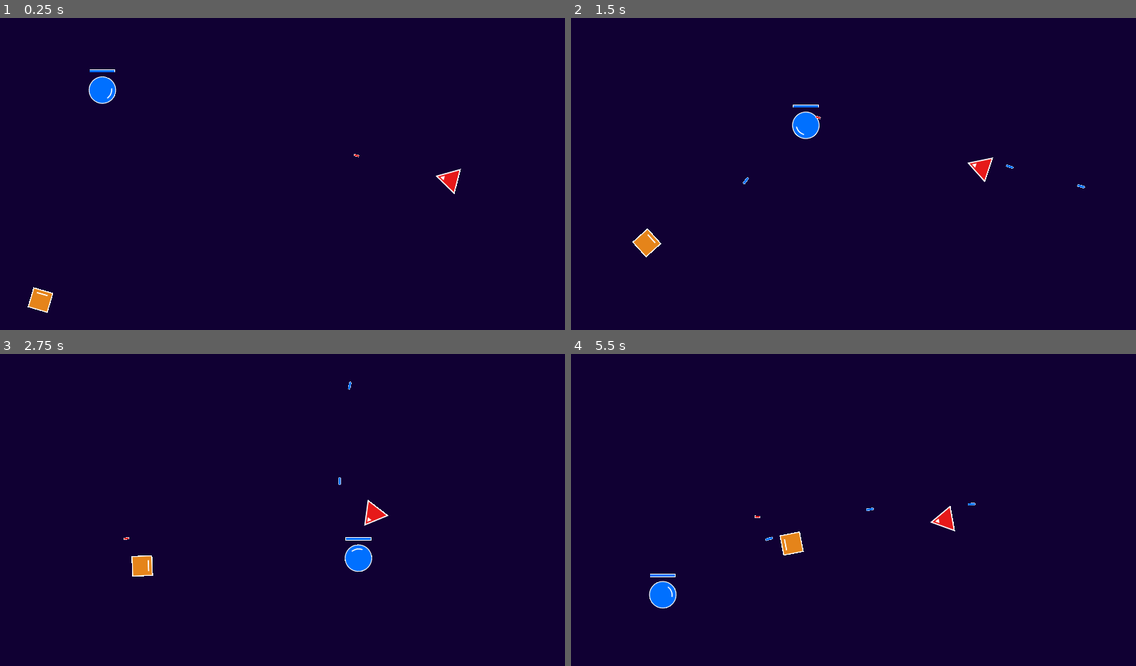
Above: before the commit, frames 1-4 (two rows, left to right).
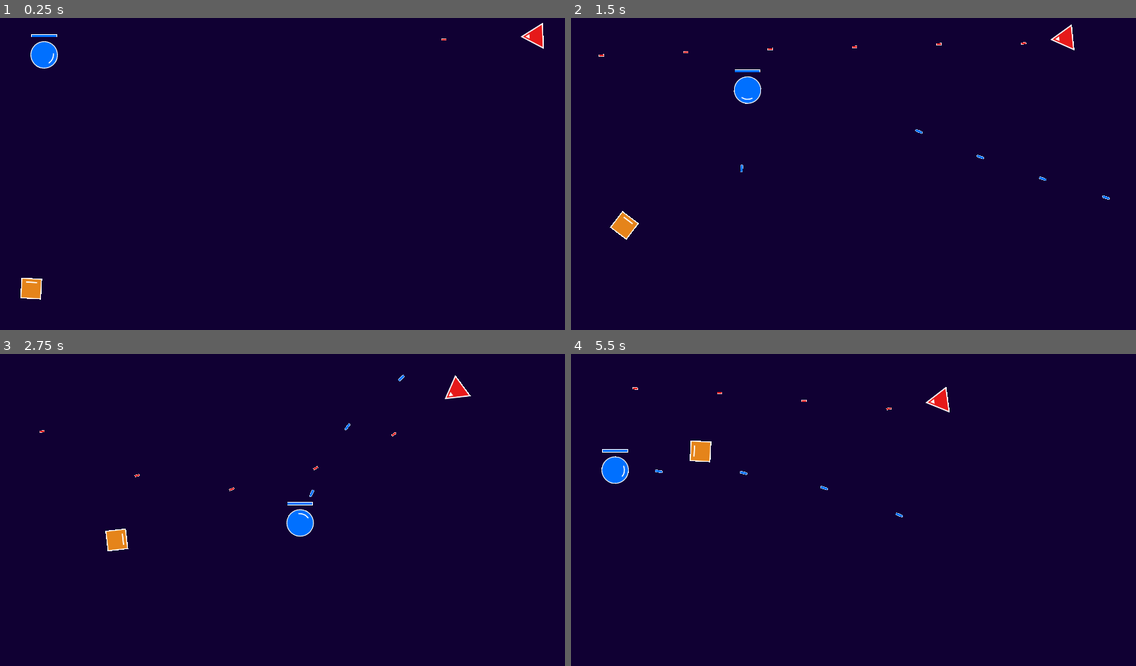
Above: after the commit, the same moments.

Repository: eduardojunio/arena-blaster
Game: Godot game, scene res://scenes/main.tscn
Two runs of this game, one before a commit and one after it. Both use one fixed random seed, a clock stepped at 60 frames per second and the inputs below.
Inputs (mouse positions are in pixels of both pictures, inside the frame that each line leads up to):
- Up to frame 1 (0.25 s): no input
- Up to frame 2 (1.5 s): move the mouse to (977, 155) at 0.52 s; press the mouse at (977, 155) at 0.53 s; hold D (right) 0.53-1.28 s; move the mouse to (740, 186) at 1.27 s; release the mouse at (740, 186) at 1.28 s; hold Down (down) from 1.28 s (still down); click (740, 186) at 1.35 s
- Up to frame 3 (2.75 s): move the mouse to (339, 438) at 2.02 s; release Down (down) at 2.03 s; press the mouse at (339, 438) at 2.03 s; hold D (right) from 2.03 s (still down)
- Up to frame 4 (5.5 s): move the mouse to (825, 572) at 2.77 s; release D (right) at 2.78 s; release the mouse at (825, 572) at 2.78 s; hold Up (up) 2.78-3.53 s; click (825, 572) at 2.85 s; move the mouse to (1023, 553) at 3.52 s; press the mouse at (1023, 553) at 3.53 s; hold Left (left) 3.53-5.03 s; move the mouse to (684, 460) at 4.27 s; release the mouse at (684, 460) at 4.28 s; click (684, 460) at 4.35 s; move the mouse to (881, 506) at 5.02 s; press the mouse at (881, 506) at 5.03 s; hold Down (down) from 5.03 s (still down)

The runs differ from the first frame. In frame 1, 1.5% of the frame differs, in the area x 3-97%, y 1-95%; in frame 2, 1.8%, in the area x 4-96%, y 2-77%; in frame 3, 1.7%; in frame 4, 1.8%.

Commit message:
Extract shooting and health to components

Diff:
--- a/project.godot
+++ b/project.godot
@@ -47,6 +47,12 @@
 , Object(InputEventKey,"resource_local_to_scene":false,"resource_name":"","device":-1,"window_id":0,"alt_pressed":false,"shift_pressed":false,"ctrl_pressed":false,"meta_pressed":false,"pressed":false,"keycode":0,"physical_keycode":4194321,"key_label":0,"unicode":0,"echo":false,"script":null)
 ]
 }
+shoot={
+"deadzone": 0.5,
+"events": [Object(InputEventMouseButton,"resource_local_to_scene":false,"resource_name":"","device":-1,"window_id":0,"alt_pressed":false,"shift_pressed":false,"ctrl_pressed":false,"meta_pressed":false,"button_mask":1,"position":Vector2(116, 17),"global_position":Vector2(120, 58),"factor":1.0,"button_index":1,"canceled":false,"pressed":true,"double_click":false,"script":null)
+, Object(InputEventMouseButton,"resource_local_to_scene":false,"resource_name":"","device":-1,"window_id":0,"alt_pressed":false,"shift_pressed":false,"ctrl_pressed":false,"meta_pressed":false,"button_mask":2,"position":Vector2(126, 10),"global_position":Vector2(130, 51),"factor":1.0,"button_index":2,"canceled":false,"pressed":true,"double_click":false,"script":null)
+]
+}
 
 [rendering]
 
--- /dev/null
+++ b/scenes/components/health-component.tscn
@@ -0,0 +1,6 @@
+[gd_scene load_steps=2 format=3 uid="uid://dtutrbhh0xifp"]
+
+[ext_resource type="Script" path="res://scripts/components/health-component.gd" id="1_s51g8"]
+
+[node name="HealthComponent" type="Node2D"]
+script = ExtResource("1_s51g8")
--- /dev/null
+++ b/scenes/components/shoot-component.tscn
@@ -0,0 +1,10 @@
+[gd_scene load_steps=2 format=3 uid="uid://fnfal0bsc3w5"]
+
+[ext_resource type="Script" path="res://scripts/components/shoot-component.gd" id="1_cdcqp"]
+
+[node name="ShootComponent" type="Node2D"]
+script = ExtResource("1_cdcqp")
+metadata/_edit_group_ = true
+
+[node name="Cooldown" type="Timer" parent="."]
+one_shot = true
--- a/scenes/enemy-shooter-bullet.tscn
+++ b/scenes/enemy-shooter-bullet.tscn
@@ -1,8 +1,8 @@
 [gd_scene load_steps=3 format=3 uid="uid://bd5hqo2qjad2i"]
 
 [ext_resource type="Texture2D" uid="uid://dkt22slp3bbpq" path="res://assets/enemy-shooter-bullet.png" id="1_dylyp"]
-[ext_resource type="Script" path="res://scripts/player-bullet.gd" id="2_dh1tp"]
+[ext_resource type="Script" path="res://scripts/bullet.gd" id="2_cusii"]
 
 [node name="EnemyShooterBullet" type="Sprite2D"]
 texture = ExtResource("1_dylyp")
-script = ExtResource("2_dh1tp")
+script = ExtResource("2_cusii")
--- a/scenes/enemy-shooter.tscn
+++ b/scenes/enemy-shooter.tscn
@@ -1,15 +1,15 @@
-[gd_scene load_steps=7 format=3 uid="uid://b24x0i54v32in"]
+[gd_scene load_steps=8 format=3 uid="uid://b24x0i54v32in"]
 
+[ext_resource type="Script" path="res://scripts/enemy.gd" id="1_g0csa"]
 [ext_resource type="Texture2D" uid="uid://nhfpntfpvdc3" path="res://assets/enemy-shooter.png" id="1_w1lew"]
-[ext_resource type="Script" path="res://scripts/enemy-shooter.gd" id="1_wt6qd"]
 [ext_resource type="PackedScene" uid="uid://bd5hqo2qjad2i" path="res://scenes/enemy-shooter-bullet.tscn" id="2_1d5b1"]
 [ext_resource type="PackedScene" uid="uid://rnwrnv8h0am4" path="res://scenes/components/movement-component.tscn" id="4_a3efj"]
 [ext_resource type="PackedScene" uid="uid://dn6sdx62e3wfi" path="res://scenes/components/enemy-input-component.tscn" id="5_wn4ab"]
+[ext_resource type="PackedScene" uid="uid://fnfal0bsc3w5" path="res://scenes/components/shoot-component.tscn" id="6_02jas"]
 [ext_resource type="PackedScene" uid="uid://b7170ru2o1iyl" path="res://scenes/components/rotation-component.tscn" id="6_hg4rb"]
 
 [node name="EnemyShooter" type="CharacterBody2D"]
-script = ExtResource("1_wt6qd")
-bullet = ExtResource("2_1d5b1")
+script = ExtResource("1_g0csa")
 metadata/_edit_group_ = true
 
 [node name="Sprite2D" type="Sprite2D" parent="."]
@@ -18,9 +18,6 @@
 [node name="CollisionPolygon2D" type="CollisionPolygon2D" parent="."]
 position = Vector2(-8, 10)
 polygon = PackedVector2Array(-18, -40, 34, -10, -18, 20)
-
-[node name="Cooldown" type="Timer" parent="."]
-one_shot = true
 
 [node name="MovementComponent" parent="." node_paths=PackedStringArray("target", "input_component") instance=ExtResource("4_a3efj")]
 target = NodePath("..")
@@ -36,3 +33,10 @@
 target = NodePath("..")
 input_component = NodePath("../EnemyInputComponent")
 smooth = true
+
+[node name="ShootComponent" parent="." node_paths=PackedStringArray("target", "input_component") instance=ExtResource("6_02jas")]
+target = NodePath("../Sprite2D")
+input_component = NodePath("../EnemyInputComponent")
+cooldown_time = 0.25
+bullet = ExtResource("2_1d5b1")
+bullet_speed = 750
--- a/scenes/main.tscn
+++ b/scenes/main.tscn
@@ -12,12 +12,12 @@
 crosshair_size = Vector2(25, 25)
 
 [node name="Player" parent="." instance=ExtResource("3_ry26l")]
-position = Vector2(232, 175)
+position = Vector2(100, 95)
 
 [node name="EnemyShooter" parent="." node_paths=PackedStringArray("player") instance=ExtResource("4_018i8")]
-position = Vector2(1030, 381)
+position = Vector2(1224, 52)
 player = NodePath("../Player")
 
 [node name="EnemyBasic" parent="." node_paths=PackedStringArray("player") instance=ExtResource("4_28nub")]
-position = Vector2(83, 682)
+position = Vector2(69, 657)
 player = NodePath("../Player")
--- a/scenes/player-bullet.tscn
+++ b/scenes/player-bullet.tscn
@@ -1,8 +1,8 @@
 [gd_scene load_steps=3 format=3 uid="uid://cayh8q3yk3y3p"]
 
 [ext_resource type="Texture2D" uid="uid://blh0rcqm6e330" path="res://assets/player-bullet.png" id="1_ny2ja"]
-[ext_resource type="Script" path="res://scripts/player-bullet.gd" id="2_4gmtr"]
+[ext_resource type="Script" path="res://scripts/bullet.gd" id="2_sy2sj"]
 
 [node name="PlayerBullet" type="Sprite2D"]
 texture = ExtResource("1_ny2ja")
-script = ExtResource("2_4gmtr")
+script = ExtResource("2_sy2sj")
--- a/scenes/player.tscn
+++ b/scenes/player.tscn
@@ -7,16 +7,17 @@
 [ext_resource type="PackedScene" uid="uid://c4a22l35bejti" path="res://scenes/components/player-input-component.tscn" id="5_wqatv"]
 [ext_resource type="PackedScene" uid="uid://rnwrnv8h0am4" path="res://scenes/components/movement-component.tscn" id="6_2gwt7"]
 [ext_resource type="PackedScene" uid="uid://b7170ru2o1iyl" path="res://scenes/components/rotation-component.tscn" id="7_yrpum"]
+[ext_resource type="PackedScene" uid="uid://fnfal0bsc3w5" path="res://scenes/components/shoot-component.tscn" id="8_1skjb"]
+[ext_resource type="PackedScene" uid="uid://dtutrbhh0xifp" path="res://scenes/components/health-component.tscn" id="9_uf05b"]
 
 [sub_resource type="CircleShape2D" id="CircleShape2D_vlg8r"]
 radius = 31.0
 
-[node name="Player" type="CharacterBody2D" node_paths=PackedStringArray("health_bar", "sprite", "cooldown")]
+[node name="Player" type="CharacterBody2D" node_paths=PackedStringArray("sprite", "health_bar", "health_component")]
 script = ExtResource("2_djfmq")
+sprite = NodePath("Sprite")
 health_bar = NodePath("HealthBar")
-sprite = NodePath("Sprite")
-cooldown = NodePath("Cooldown")
-bullet = ExtResource("2_uclsc")
+health_component = NodePath("HealthComponent")
 metadata/_edit_group_ = true
 
 [node name="HealthBar" parent="." instance=ExtResource("3_b61oy")]
@@ -28,10 +29,6 @@
 
 [node name="Sprite" type="Sprite2D" parent="."]
 texture = ExtResource("1_7606w")
-
-[node name="Cooldown" type="Timer" parent="."]
-wait_time = 0.125
-one_shot = true
 
 [node name="PlayerInputComponent" parent="." instance=ExtResource("5_wqatv")]
 
@@ -47,3 +44,12 @@
 [node name="RotationComponent" parent="." node_paths=PackedStringArray("target", "input_component") instance=ExtResource("7_yrpum")]
 target = NodePath("../Sprite")
 input_component = NodePath("../PlayerInputComponent")
+
+[node name="ShootComponent" parent="." node_paths=PackedStringArray("target", "input_component") instance=ExtResource("8_1skjb")]
+target = NodePath("../Sprite")
+input_component = NodePath("../PlayerInputComponent")
+bullet = ExtResource("2_uclsc")
+
+[node name="HealthComponent" parent="." instance=ExtResource("9_uf05b")]
+
+[connection signal="on_damage" from="HealthComponent" to="." method="_on_damage"]
--- a/scripts/components/enemy-input-component.gd
+++ b/scripts/components/enemy-input-component.gd
@@ -7,3 +7,6 @@
 
 func get_look_target():
 	return enemy.player.get_sprite_position()
+
+func is_shooting():
+	return true
--- /dev/null
+++ b/scripts/components/health-component.gd
@@ -0,0 +1,10 @@
+class_name HealthComponent extends Node2D
+
+signal on_damage(damage, current_health)
+
+@export var max_health = 100
+@export var current_health = 100
+
+func take_damage(value):
+	current_health = max(current_health - value, 0)
+	on_damage.emit(value, current_health)
--- a/scripts/components/input-component.gd
+++ b/scripts/components/input-component.gd
@@ -5,3 +5,6 @@
 
 func get_look_target():
 	return Vector2.ZERO
+
+func is_shooting():
+	return false
--- a/scripts/components/player-input-component.gd
+++ b/scripts/components/player-input-component.gd
@@ -5,3 +5,6 @@
 
 func get_look_target():
 	return get_global_mouse_position()
+
+func is_shooting():
+	return Input.is_action_pressed("shoot")
--- /dev/null
+++ b/scripts/components/shoot-component.gd
@@ -0,0 +1,45 @@
+extends Node2D
+
+@export var target: Sprite2D
+@export var input_component: InputComponent
+@export var cooldown_time = 0.1
+@export var bullet: PackedScene
+@export var bullet_speed = 1500 # in pixels per second
+@export var bullet_offset = 10
+
+@onready var cooldown = $Cooldown
+
+func _process(_delta):
+	update_wait_time()
+	if input_component.is_shooting():
+		shoot()
+
+func shoot():
+	if is_on_cooldown():
+		return
+
+	var bullet_instance = bullet.instantiate()
+	get_tree().root.add_child(bullet_instance)
+
+	var bullet_direction = get_bullet_direction()
+	bullet_instance.direction = bullet_direction
+	bullet_instance.speed = bullet_speed
+	bullet_instance.rotation = bullet_direction.angle()
+	var target_size_offset = (get_target_size().x / 2) * bullet_direction
+	var bullet_size_offset = (bullet_instance.get_size().x / 2) * bullet_direction
+	var extra_offset = bullet_offset * bullet_direction
+	bullet_instance.global_position = target.global_position + target_size_offset + bullet_size_offset + extra_offset
+	cooldown.start()
+
+func get_target_size():
+	return target.get_rect().size
+
+func get_bullet_direction():
+	return (input_component.get_look_target() - target.global_position).normalized()
+
+func is_on_cooldown():
+	return not cooldown.is_stopped()
+
+func update_wait_time():
+	if cooldown.wait_time != cooldown_time:
+		cooldown.wait_time = cooldown_time
--- a/scripts/enemy-shooter.gd
+++ /dev/null
@@ -1,31 +0,0 @@
-class_name EnemyShooter extends Enemy
-
-@export var bullet: PackedScene
-@export var bullet_speed = 750
-
-@onready var cooldown: Timer = $Cooldown
-@onready var sprite: Sprite2D = $Sprite2D
-
-func _physics_process(_delta):
-	shoot()
-
-func get_size():
-	return sprite.get_rect().size
-
-func shoot():
-	if not cooldown.is_stopped():
-		return
-
-	var bullet_instance = bullet.instantiate()
-	get_parent().add_child(bullet_instance)
-
-	var bullet_direction = transform.x
-	bullet_instance.direction = bullet_direction
-	bullet_instance.speed = bullet_speed
-	bullet_instance.rotation = bullet_direction.angle()
-	var sprite_offset = (get_size().x / 2) * bullet_direction
-	var bullet_size_offset = (bullet_instance.get_size().x / 2) * bullet_direction
-	var extra_offset = 10 * bullet_direction
-	bullet_instance.global_position = global_position + sprite_offset + bullet_size_offset + extra_offset
-
-	cooldown.start()
--- a/scripts/player.gd
+++ b/scripts/player.gd
@@ -1,62 +1,18 @@
 class_name Player extends Node2D
 
+@export var sprite: Sprite2D
 @export var health_bar: ProgressBar
-@export var sprite: Sprite2D
-@export var cooldown: Timer
-@export var bullet: PackedScene
-@export var bullet_speed = 1500 # in pixels per second
-@export var max_health = 300
-@export var current_health = 300
-
-var shooting = false
+@export var health_component: HealthComponent
 
 func _ready():
 	update_health_bar()
 
-func _unhandled_input(event):
-	if event is InputEventMouseButton:
-		shooting = event.pressed
-
-func _process(delta):
-	if shooting:
-		shoot(get_global_mouse_position())
-
 func update_health_bar():
-	health_bar.max_value = max_health
-	health_bar.value = current_health
-
-func take_damage(value):
-	current_health = max(current_health - value, 0)
-	update_health_bar()
-
-func get_sprite_size():
-	return sprite.get_rect().size
+	health_bar.max_value = health_component.max_health
+	health_bar.value = health_component.current_health
 
 func get_sprite_position():
 	return sprite.global_position
 
-func shoot(target_position):
-	if not cooldown.is_stopped():
-		return
-
-	var bullet_instance = bullet.instantiate()
-	get_parent().add_child(bullet_instance)
-
-	var bullet_direction = get_sprite_direction(target_position)
-	bullet_instance.direction = bullet_direction
-	bullet_instance.speed = bullet_speed
-	bullet_instance.rotation = get_direction_rotation(bullet_direction)
-	var bullet_size_offset = (bullet_instance.get_size().x / 2) * bullet_direction
-	var extra_offset = 10 * bullet_direction
-	bullet_instance.global_position = sprite.global_position + (bullet_direction * get_sprite_radius()) + bullet_size_offset + extra_offset
-
-	cooldown.start()
-
-func get_sprite_direction(target_position):
-	return (target_position - sprite.global_position).normalized()
-
-func get_direction_rotation(direction):
-	return Vector2.RIGHT.angle_to(direction)
-
-func get_sprite_radius():
-	return get_sprite_size().x / 2
+func _on_damage(damage, current_health):
+	update_health_bar()
Not shown: 1 places in scenes/player.tscn that only renumber resources
Renamed: scripts/player-bullet.gd -> scripts/bullet.gd
